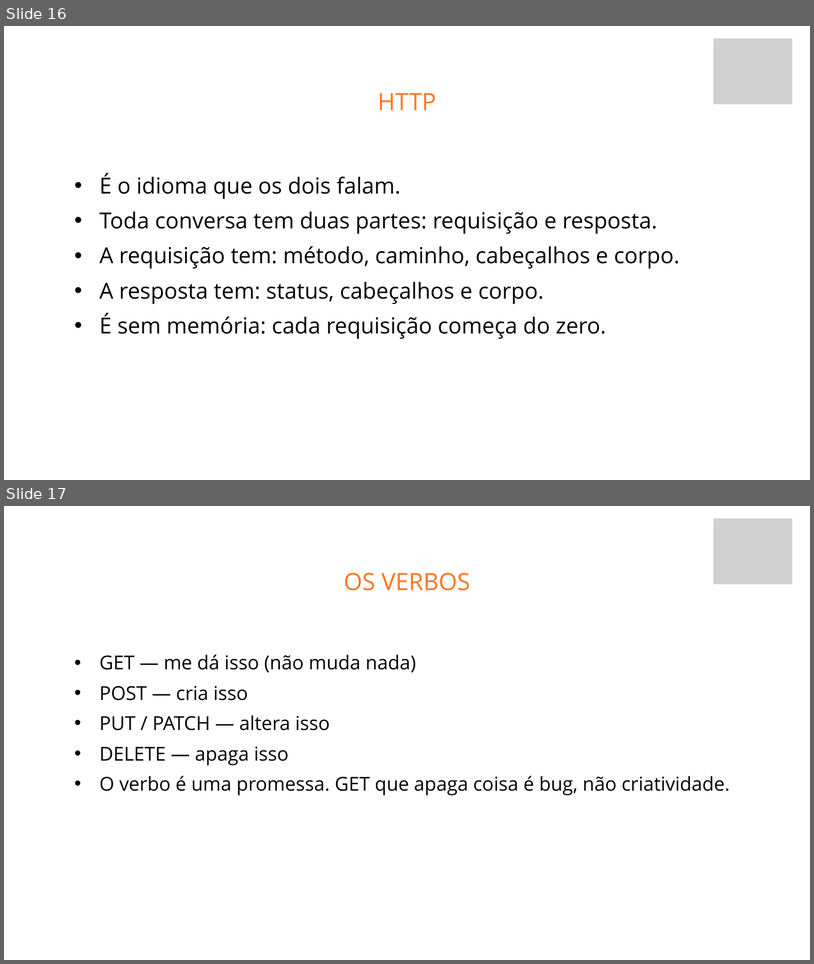
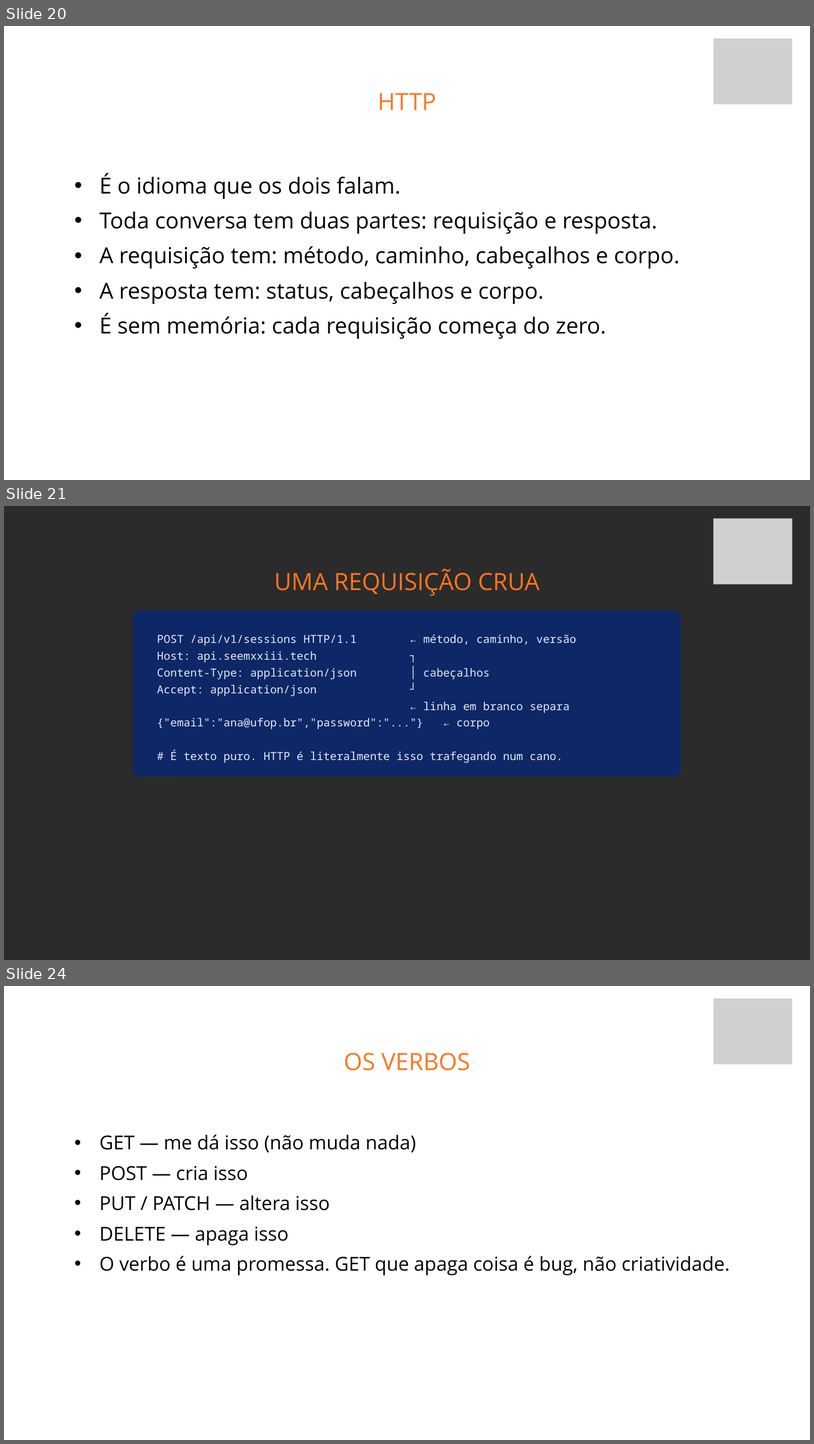
Before and after one commit to fabriciosiqueira08/capacitacao-gabarito, a slide deck: slides/build/aula-01-fundamentos-de-back-end.pptx. Shown one above the other, each under a label of ours: slides 16 and 17 before the commit, slides 20, 21 and 24 after it; the slides between them are not shown. The pictures are 814x964 and 814x1444 pixels, drawn with LibreOffice and Linux fonts; fonts in the diff are those of the drawing; grey boxes stand for pictures; background and template pictures are left out; a plain dark background stands for a picture behind light text. Boxes give left, top, right and bottom in pixels: in the first picture for what was removed or moved away, otherwise in the second. Text is boxed around its words. In the diff, an @@ line names an element or a change of style, - is before the commit and + after.

Commit message:
Aula 1: rede, HTTP e as lacunas de Ruby

```diff
--- a/slides/build/aula-01-fundamentos-de-back-end.pptx
+++ b/slides/build/aula-01-fundamentos-de-back-end.pptx
@@ slide 21 added at [4, 506, 810, 960], background picture (left out) @@
@@ picture added at [714, 519, 792, 584] @@
@@ text added at [275, 568, 540, 596], 42.4 pt, text #FF751F @@
+UMA REQUISIÇÃO CRUA
@@ rounded rectangle added at [133, 611, 681, 776], fill #0E2766 @@
@@ text added at [157, 634, 577, 763], 19.8 pt, text #E6EAF2 @@
+POST /api/v1/sessions HTTP/1.1 ← método, caminho, versão
+Host: api.seemxxiii.tech ┐
+Content-Type: application/json │ cabeçalhos
+Accept: application/json ┘
+← linha em branco separa
+{"email":"ana@ufop.br","password":"..."} ← corpo
+# É texto puro. HTTP é literalmente isso trafegando num cano.
@@ what was slide 16 is now slide 20 @@
@@ what was slide 17 is now slide 24 @@
```
Also in this commit, not shown: 12 other slides added, 14 other files.
